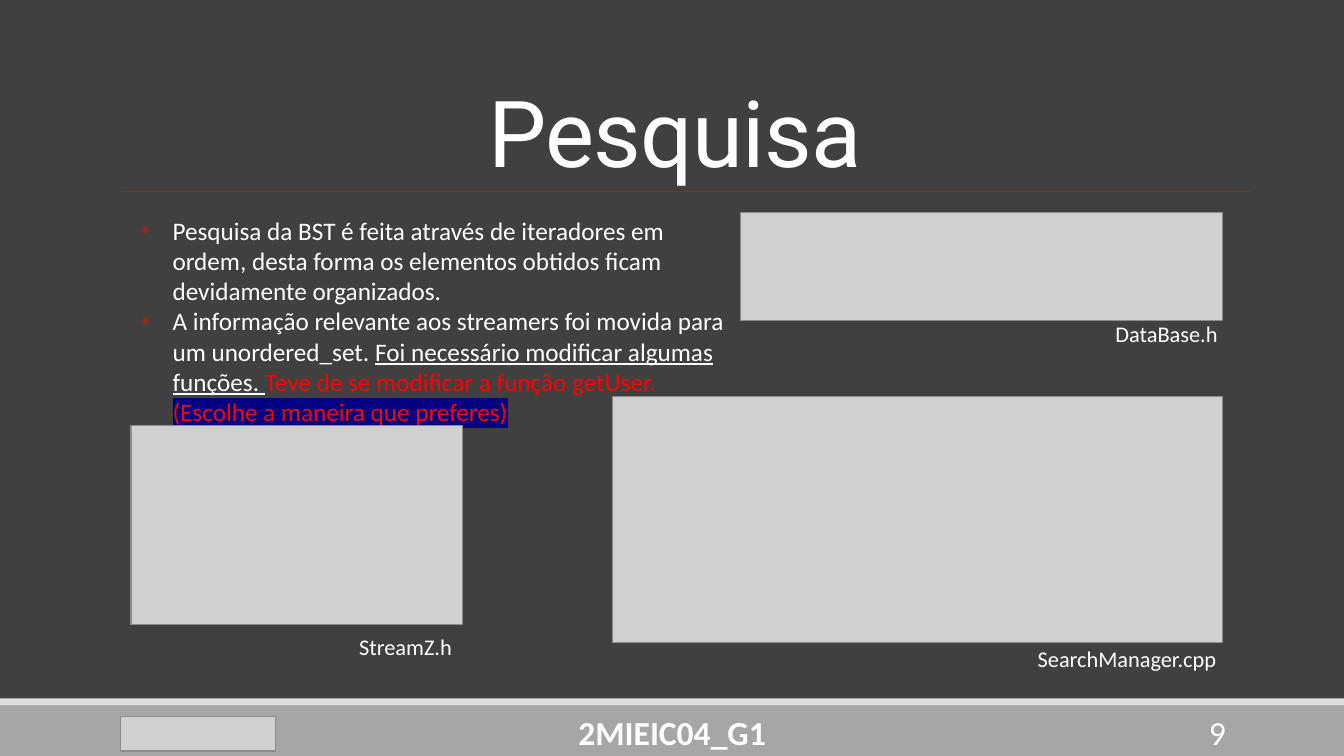
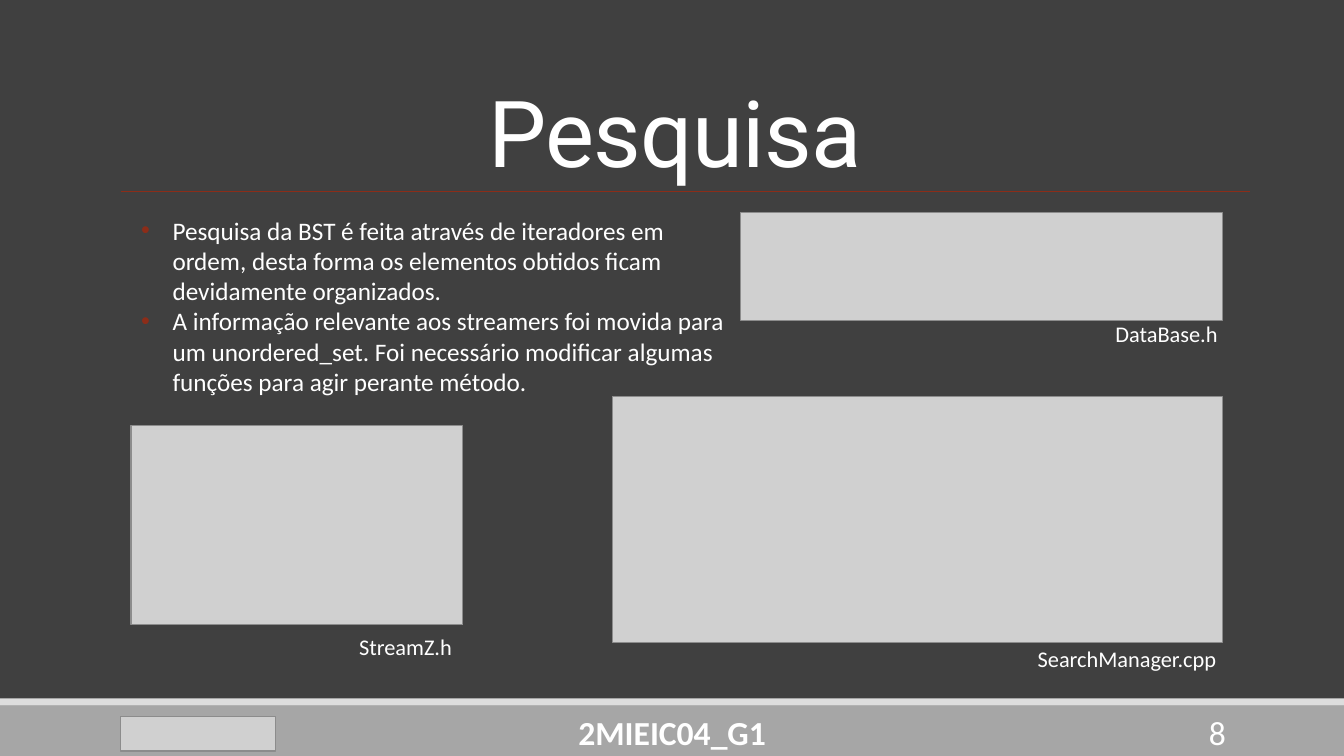
Before and after one commit to DoStini/FEUP-AEDA-proj, a slide deck: slide 8 of StreamZ__P2.pptx (slide 9 before the commit). Drawn at 1344x756 pixels with LibreOffice and Linux fonts; fonts in the diff are those of the drawing; grey boxes stand for pictures. Boxes give left, top, right and bottom in pixels: in the first picture for what was removed or moved away, otherwise in the second. Text is boxed around its words. In the diff, an @@ line names an element or a change of style, - is before the commit and + after.

```diff
--- a/StreamZ__P2.pptx
+++ b/StreamZ__P2.pptx
@@ text at box(173, 312, 724, 396): text changed @@
-• A informação relevante aos streamers foi movida para um unordered_set. Foi necessário modificar algumas funções. Teve de se modificar a função getUser. (Escolhe a maneira que preferes)
+• A informação relevante aos streamers foi movida para um unordered_set. Foi necessário modificar algumas funções para agir perante método.
@@ page number at box(1209, 722, 1226, 745): text changed @@
-9
+8
```
Also in this commit, not shown: 6 other slides changed, 1 slide removed.
